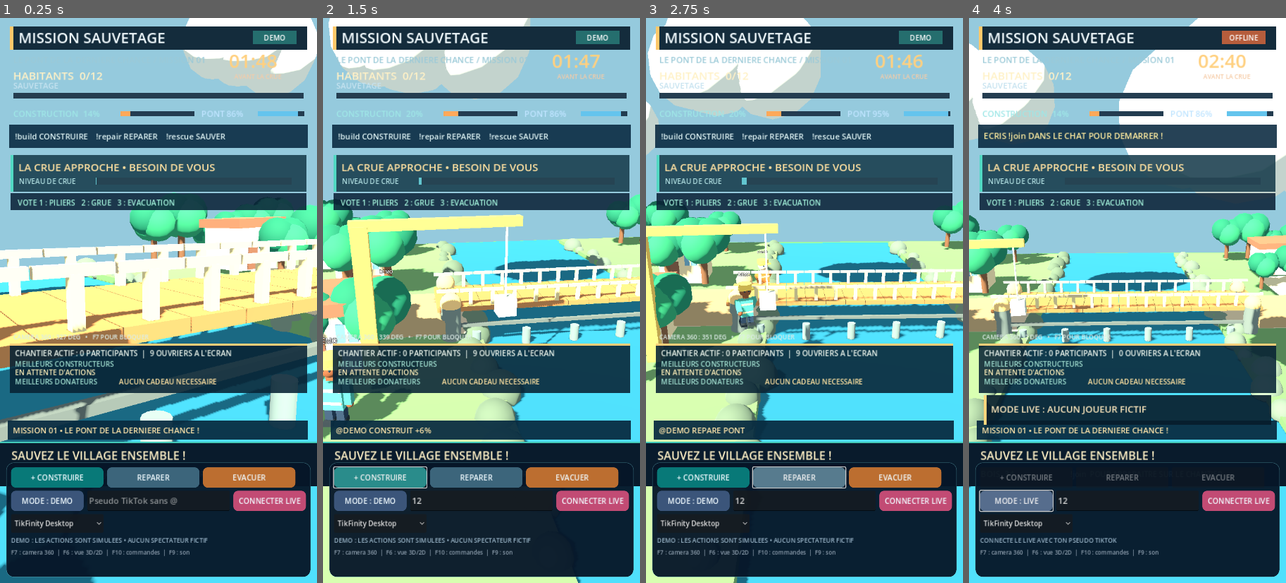
Above: before the commit, frames 1-4 (left to right).
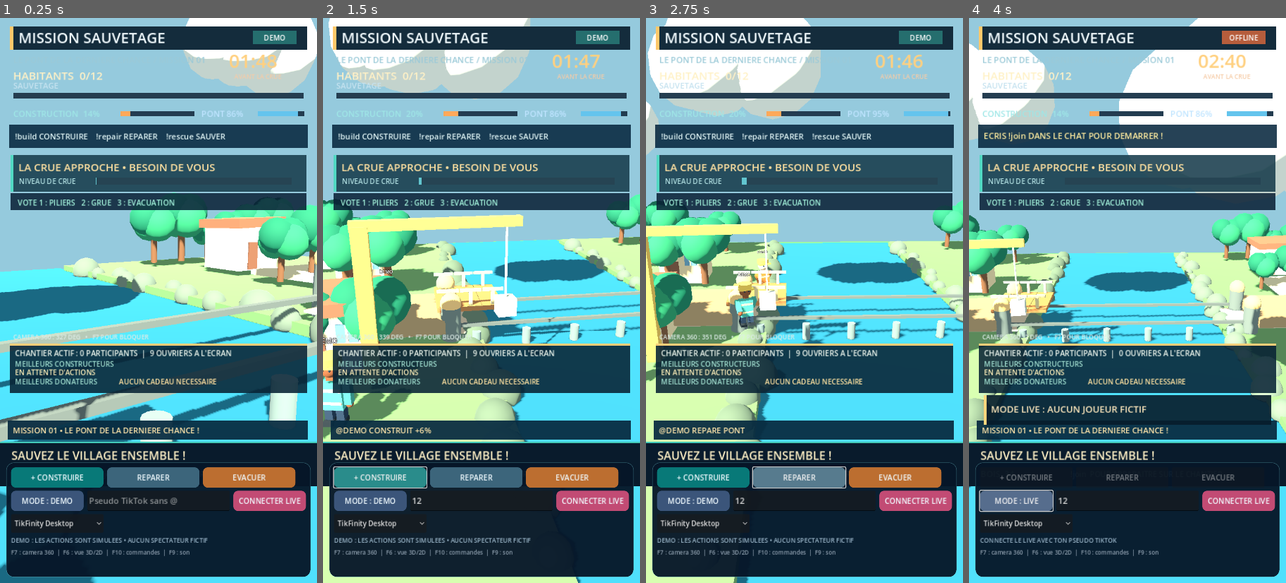
Above: after the commit, the same moments.

Repository: Hsergo/LIVE-BATTLES
Game: Godot game, scene res://main.tscn
The game is run twice, just before and just after one commit, with the same random seed, the same clock (stepped at 60 frames per second) and the same inputs.
Inputs (mouse positions are in pixels of both pictures, inside the frame that each line leads up to):
- Up to frame 1 (0.25 s): no input
- Up to frame 2 (1.5 s): click (481, 498) at 0.52 s; type "12" at 0.6 s; click "+ CONSTRUIRE" at 1.25 s
- Up to frame 3 (2.75 s): click "REPARER" at 2 s
- Up to frame 4 (4 s): click "EVACUER" at 2.75 s; click "MODE : DEMO" at 3.5 s

The runs differ from the first frame. In frame 1, 16% of the frame differs, in the area x 0-100%, y 39-75%; in frame 2, 3.4%; in frame 3, 4.2%; in frame 4, 4.2%.

Commit message:
fix(3d): typed scene segment nodes and throttle roster synchronization for large live rooms

Diff:
--- a/rescue/game/scripts/world_3d.gd
+++ b/rescue/game/scripts/world_3d.gd
@@ -13,7 +13,7 @@
 var camera: Camera3D
 var sunlight: DirectionalLight3D
 var water: MeshInstance3D
-var segments: Array[MeshInstance3D] = []
+var segments: Array[Node3D] = []
 var cranes: Array[Node3D] = []
 var clouds: Array[Node3D] = []
 var boats: Array[Node3D] = []
@@ -34,6 +34,8 @@
 var last_event := 0
 var total_spawned := 0
 var water_foam: Array[MeshInstance3D] = []
+var roster_clock := 0.0
+var cached_roster_size := 0
 
 func initialize(model: RefCounted, is_live: bool) -> void:
 	state = model
@@ -504,7 +506,12 @@
 	for index in range(cranes.size()):
 		cranes[index].rotation.y = sin(clock*0.35)*0.13
 	_update_segments(float(state.get("progress")))
-	_sync_workers()
+	roster_clock += d
+	var roster_size: int = int(state.get("participants").size())
+	if roster_clock > 1.0 or roster_size != cached_roster_size:
+		roster_clock = 0.0
+		cached_roster_size = roster_size
+		_sync_workers()
 	_animate_workers(d)
 	_animate_rescues()
 
